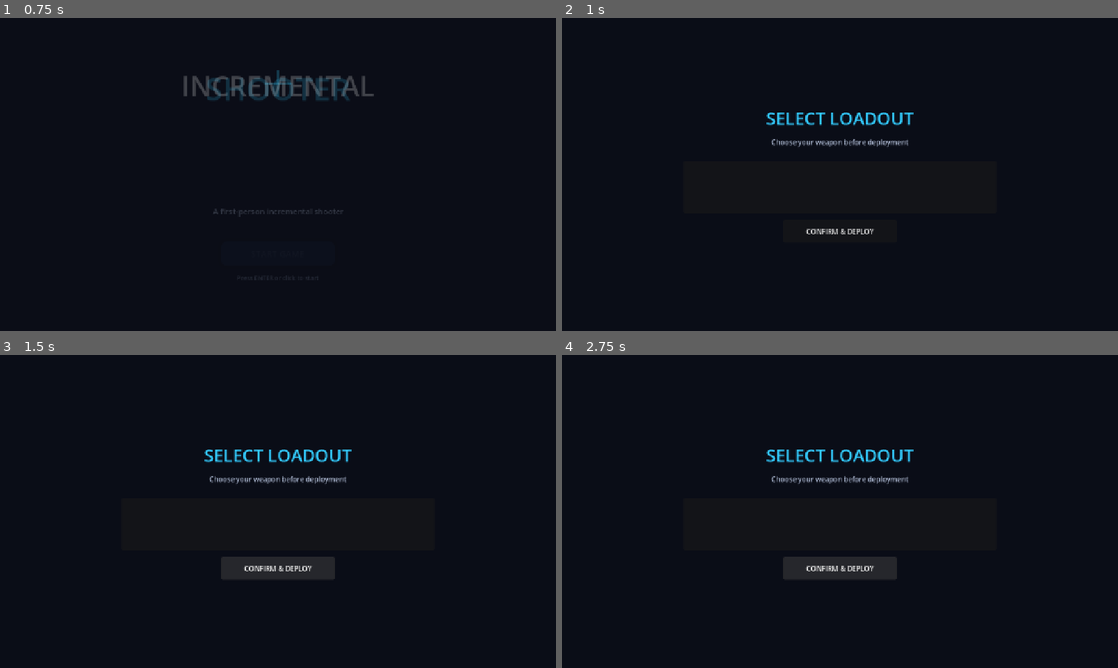
Above: before the commit, frames 1-4 (two rows, left to right).
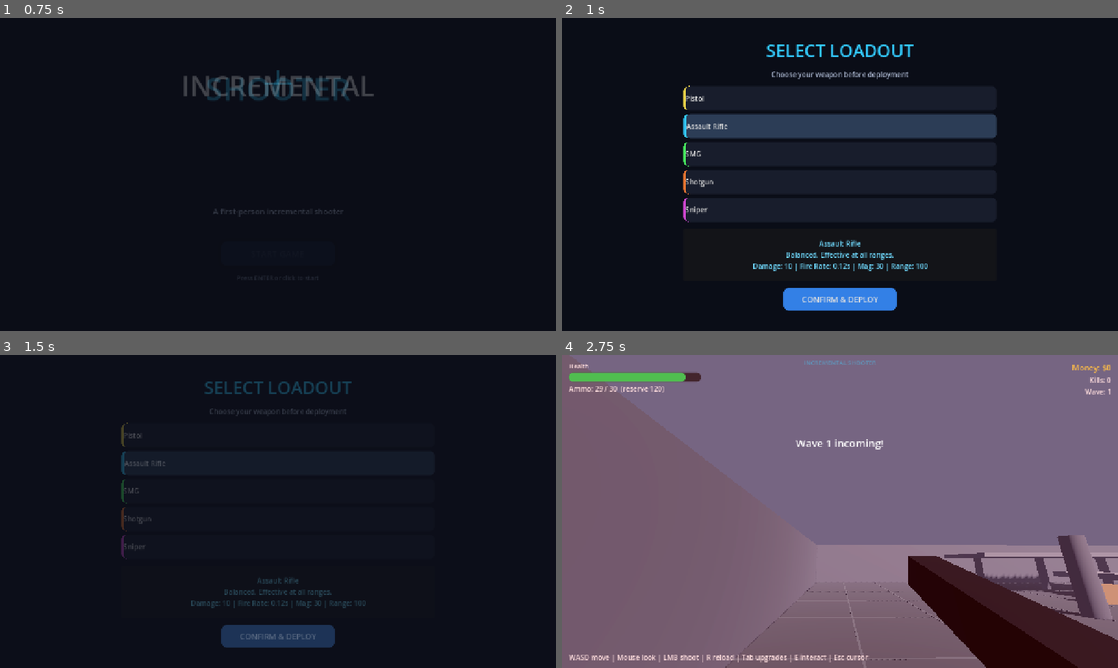
Above: after the commit, the same moments.

Repository: letward/incremental-shooter
Game: Godot game, scene res://scenes/title_screen.tscn
The game is run twice, just before and just after one commit, with the same random seed, the same clock (stepped at 60 frames per second) and the same inputs.
Inputs (mouse positions are in pixels of both pictures, inside the frame that each line leads up to):
- Up to frame 1 (0.75 s): tap Enter at 0.5 s; move the mouse to (400, 158) at 0.52 s; hold D (move_right) from 0.53 s (still down); tap E (interact) at 0.6 s; click (400, 158) at 0.67 s
- Up to frame 2 (1 s): keep holding D (move_right); tap Space (jump) at 0.77 s
- Up to frame 3 (1.5 s): release D (move_right) at 1.25 s; click "CONFIRM & DEPLOY" at 1.25 s
- Up to frame 4 (2.75 s): click (840, 567) at 2 s, where only the run before the commit has a clickable "CONFIRM & DEPLOY"

Frame 1 is identical in both runs. In frame 2, 8.4% of the frame differs, in the area x 21-79%, y 8-94%; in frame 3, 4.3%; in frame 4, 100%, in the area x 0-100%, y 0-100%.
Error before the commit: Parse Error: Expected end of file. (res://scripts/loadout_select.gd:75)

Commit message:
Fix loadout_select parse error

Diff:
--- a/scripts/loadout_select.gd
+++ b/scripts/loadout_select.gd
@@ -71,4 +71,7 @@
 	AudioManager.play("ui_click")
 	var tw = create_tween()
 	tw.tween_property(self, "modulate:a", 0.0, 0.25)
-	tw.tween_callback(func(): get_tree().change_scene_to_file("res://scenes/main.tscn"))
+	tw.tween_callback(_go_to_game)
+
+func _go_to_game() -> void:
+	get_tree().change_scene_to_file("res://scenes/main.tscn")
Not shown, added: scripts/loadout_manager.gd.uid
Not shown, added: scripts/loadout_select.gd.uid
